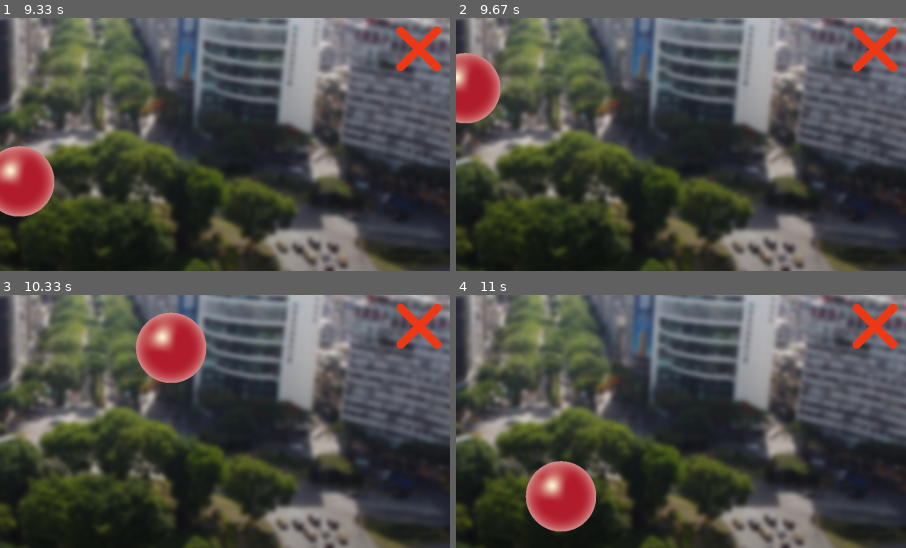
Above: before the commit, frames 1-4 (two rows, left to right).
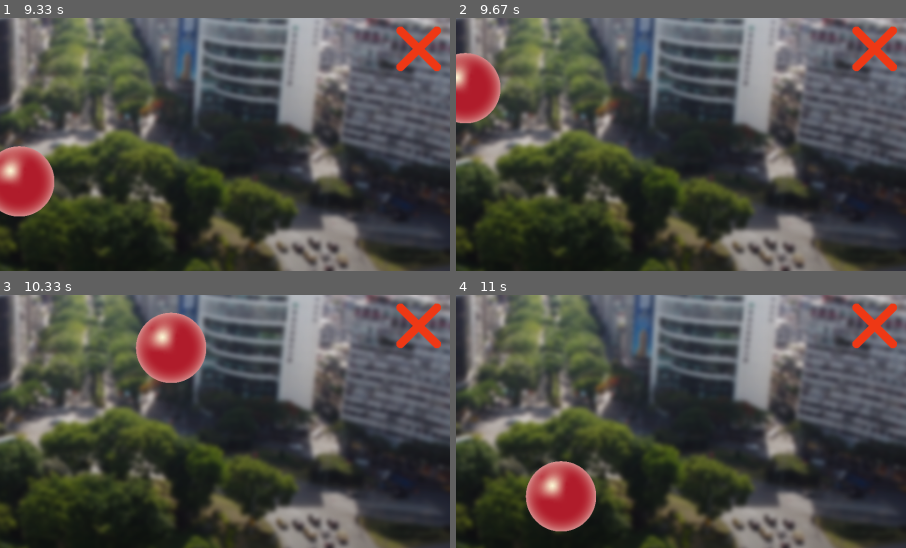
Above: after the commit, the same moments.

Repository: hsiang086/crc-static-exhibition
Game: pygame game, started from main/third_scene.py
Same seed, same stepped clock (60 frames per second), same inputs: the game is played once before the commit and once after it.
Inputs (mouse positions are % of the whole screen's width and height, from its top left):
- Up to frame 1 (9.33 s): click (12, 92) at 0.38 s; click (27, 92) at 2.22 s; hold Right 2.5-2.97 s; hold Up 3-3.3 s; tap Space at 3.07, 3.4, 3.7, 3.9, 4.2, 4.47, 4.8, 5.1, 5.23, 5.63, 5.93, 6.3, 6.7, 7, 7.2, 7.5, 7.7 s; hold Right 3.33-3.8 s; hold Left 3.83-4.37 s; hold Down 4.4-4.7 s; hold Left 4.73-5.13 s; hold Up 5.17-5.53 s; hold Right 5.57-6.2 s; hold Down 6.23-6.6 s; hold Left 6.63-7.1 s; hold Right 7.13-7.6 s; hold Up 7.63-7.93 s; click (12, 92) at 8.52 s
- Up to frame 2 (9.67 s): press the mouse at (86, 16) at 9.4 s; move the mouse to (58, 35) at 9.5 s; release the mouse at (29, 54) at 9.63 s
- Up to frame 3 (10.33 s): click (42, 92) at 10.08 s
- Up to frame 4 (11 s): no input
The pictures show only the part of the screen within x 39-89%, y 10-60%; the shares and areas given below are measured in that part.

Frame 1 is identical in both runs. In frame 2, 0.1% of the frame differs, in the area x 88-99%, y 3-22%; in frame 3, 0.1%; in frame 4, 0.1%.

Commit message:
Update third_scene.py

Diff:
--- a/main/third_scene.py
+++ b/main/third_scene.py
@@ -92,9 +92,14 @@
     def update(self):
         for event in events:
             if self.rect.collidepoint(pygame.mouse.get_pos()):
+                self.image = pygame.image.load("images/x.png").convert()
                 self.image = pygame.transform.scale(self.image, (120, 120))
+                self.image.set_colorkey("BLACK")
             else:
+                self.image = pygame.image.load("images/x.png").convert()
                 self.image = pygame.transform.scale(self.image, (100, 100))
+                self.image.set_colorkey("BLACK")
+
             if event.type == pygame.MOUSEBUTTONUP and self.rect.collidepoint(pygame.mouse.get_pos()):
                 pygame.quit()
 
